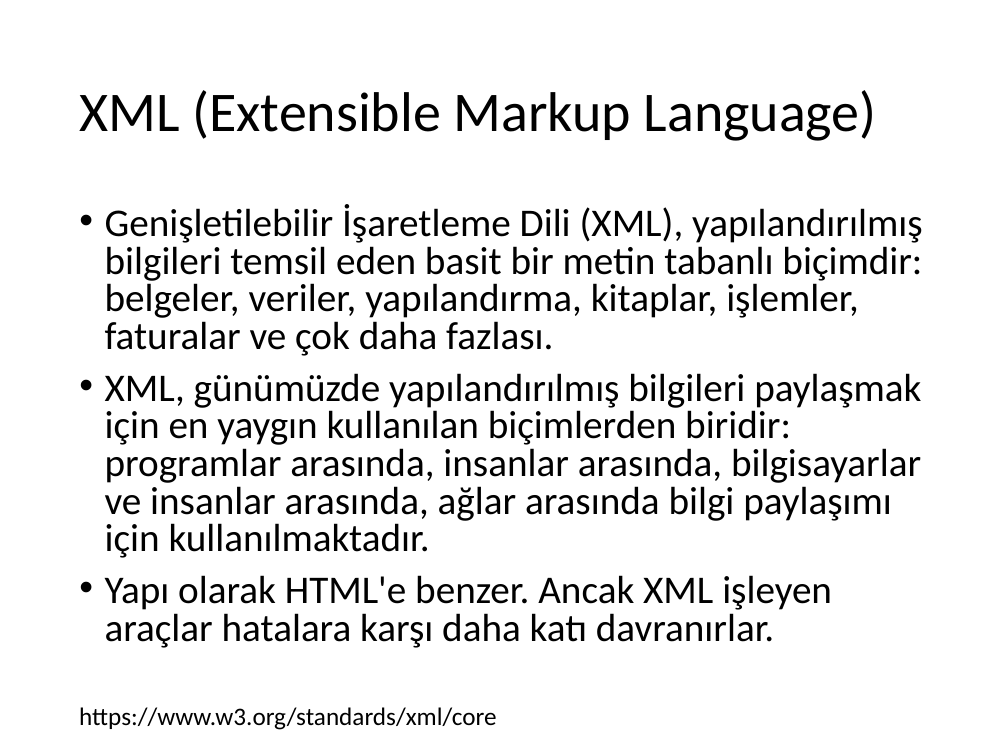
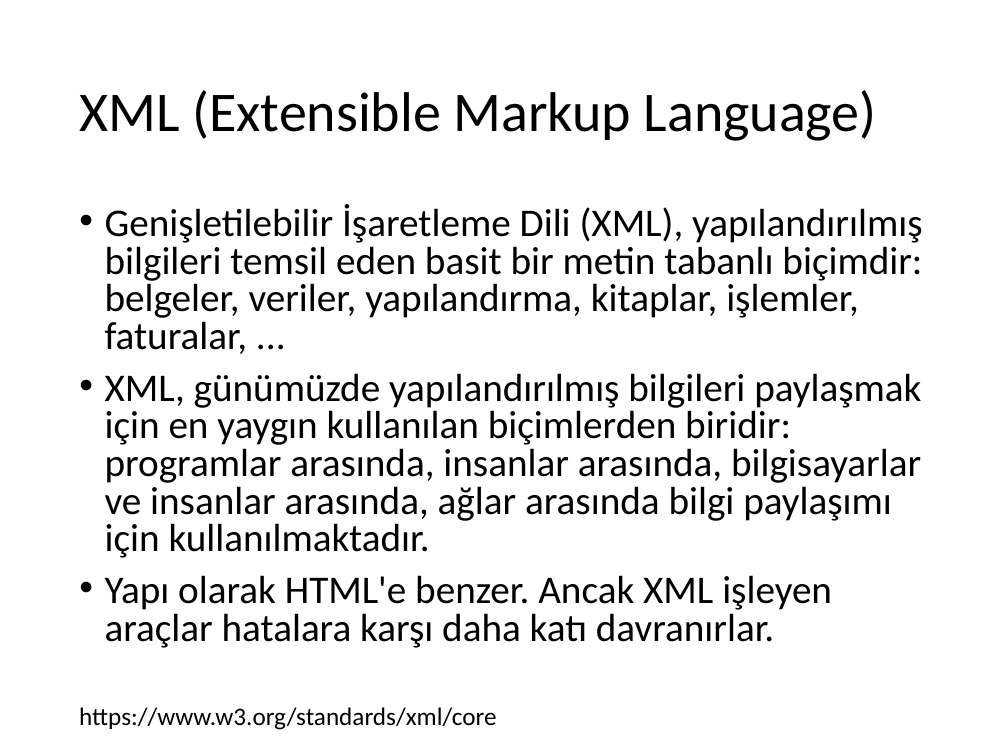
Before and after one commit to ihpar/dbms, a slide deck: slide 2 of Slides/Ders 1.pptx. Drawn at 1008x756 pixels with LibreOffice and Linux fonts; fonts in the diff are those of the drawing. Boxes give left, top, right and bottom in pixels: in the first picture for what was removed or moved away, otherwise in the second. Text is boxed around its words. In the diff, an @@ line names an element or a change of style, - is before the commit and + after.

```diff
--- a/Slides/Ders 1.pptx
+++ b/Slides/Ders 1.pptx
@@ text at (105,204,922,354): text changed @@
-• Genişletilebilir İşaretleme Dili (XML), yapılandırılmış bilgileri temsil eden basit bir metin tabanlı biçimdir: belgeler, veriler, yapılandırma, kitaplar, işlemler, faturalar ve çok daha fazlası.
+• Genişletilebilir İşaretleme Dili (XML), yapılandırılmış bilgileri temsil eden basit bir metin tabanlı biçimdir: belgeler, veriler, yapılandırma, kitaplar, işlemler, faturalar, ...
```
Also in this commit, not shown: 3 other slides changed, 2 slides added, 1 other file.
